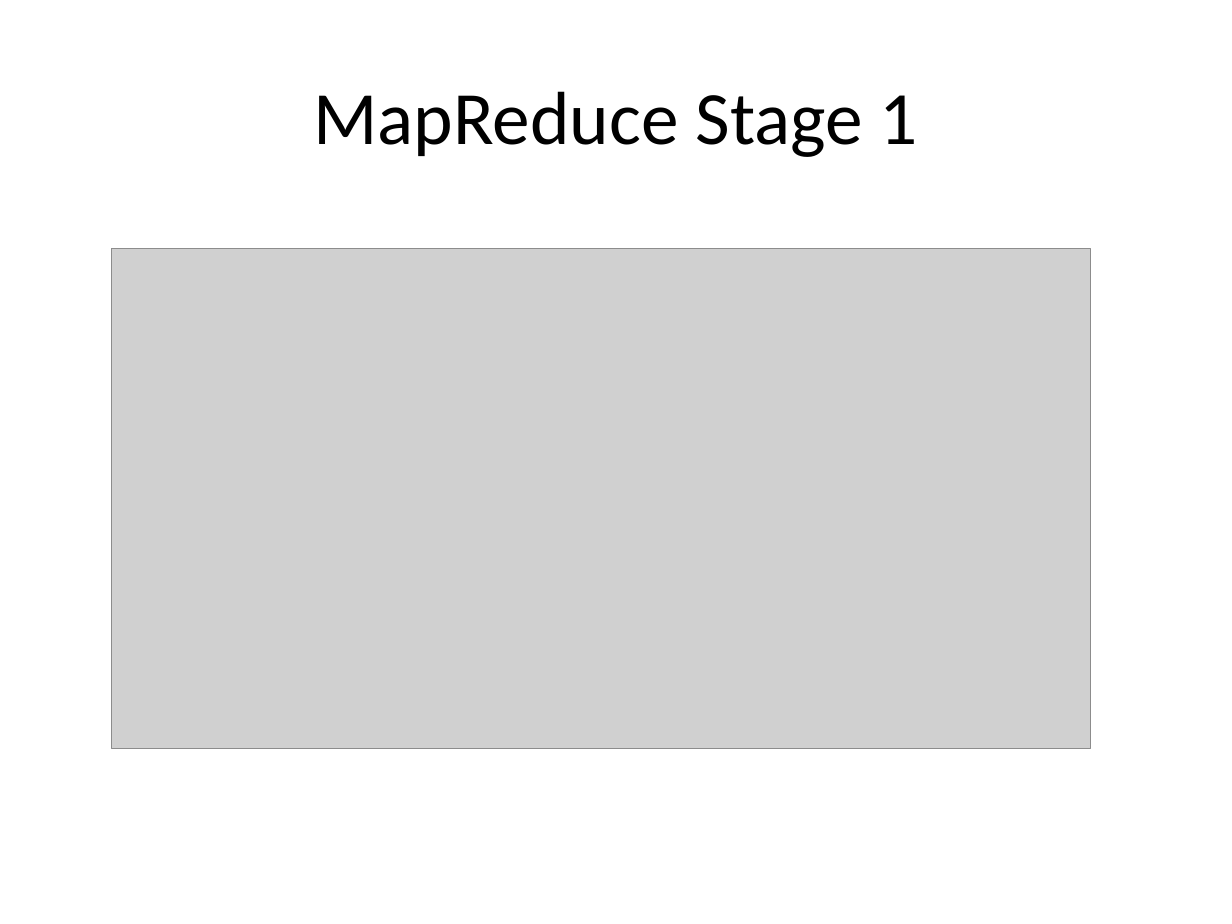
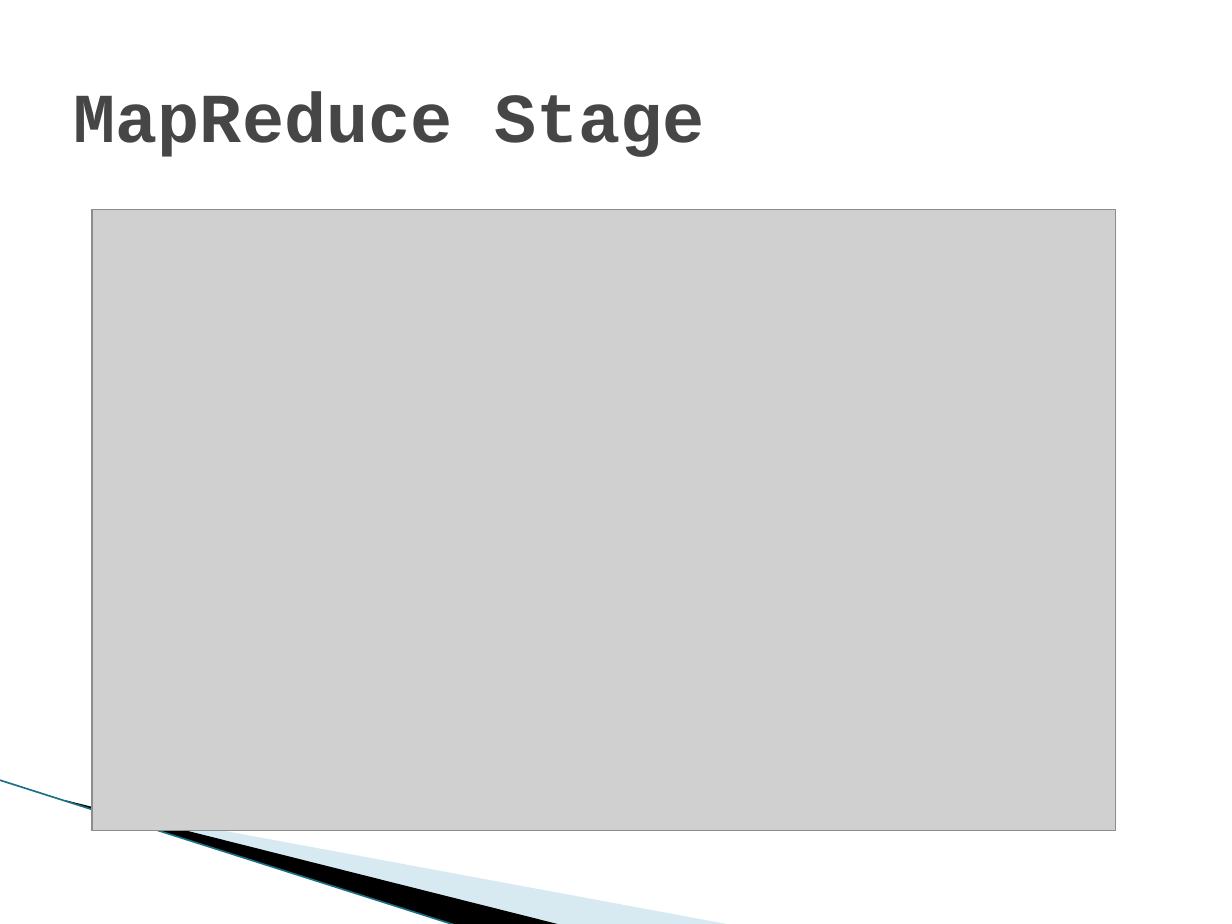
Before and after one commit to meenansha/UrbanPro, a slide deck: slide 7 of Big_Data_Training/Big_Data_Lecture_4.pptx (slide 4 before the commit). Drawn at 1232x924 pixels with LibreOffice and Linux fonts; fonts in the diff are those of the drawing; grey boxes stand for pictures; background and template pictures are left out. Boxes give left, top, right and bottom in pixels: in the first picture for what was removed or moved away, otherwise in the second. Text is boxed around its words. In the diff, an @@ line names an element or a change of style, - is before the commit and + after.

```diff
--- a/Big_Data_Training/Big_Data_Lecture_4.pptx
+++ b/Big_Data_Training/Big_Data_Lecture_4.pptx
@@ title at box(74, 91, 705, 157): text changed; size 44 to 41 pt; font Calibri to Courier New; text colour #000000 to #464646; bold on @@
-MapReduce Stage 1
+MapReduce Stage
@@ picture: place and size @@
-picture at box(112, 249, 1092, 749)
+picture at box(92, 209, 1116, 830)
@@ line added from (0, 780) to (457, 924), #97C5D8 0.95 pt @@
@@ freeform shape added at box(65, 800, 563, 924), fill #000000 @@
@@ freeform shape added at box(68, 801, 733, 924), fill #A0CBDC at 40% opacity @@
```
Also in this commit, not shown: 3 other slides changed, 22 slides added, 3 slides removed, 8 other files.
